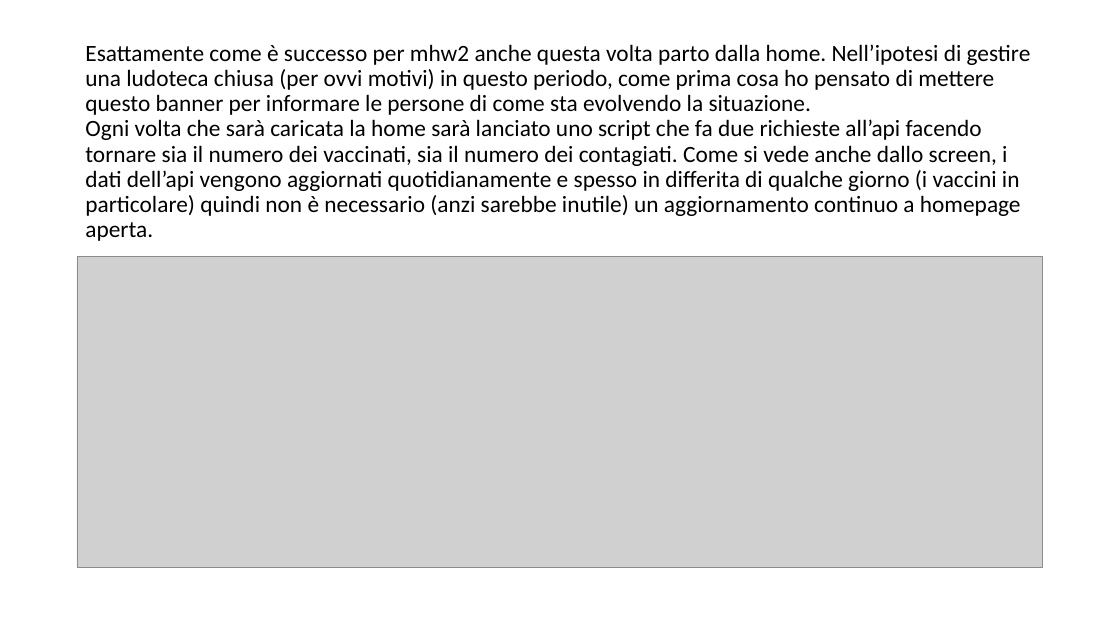
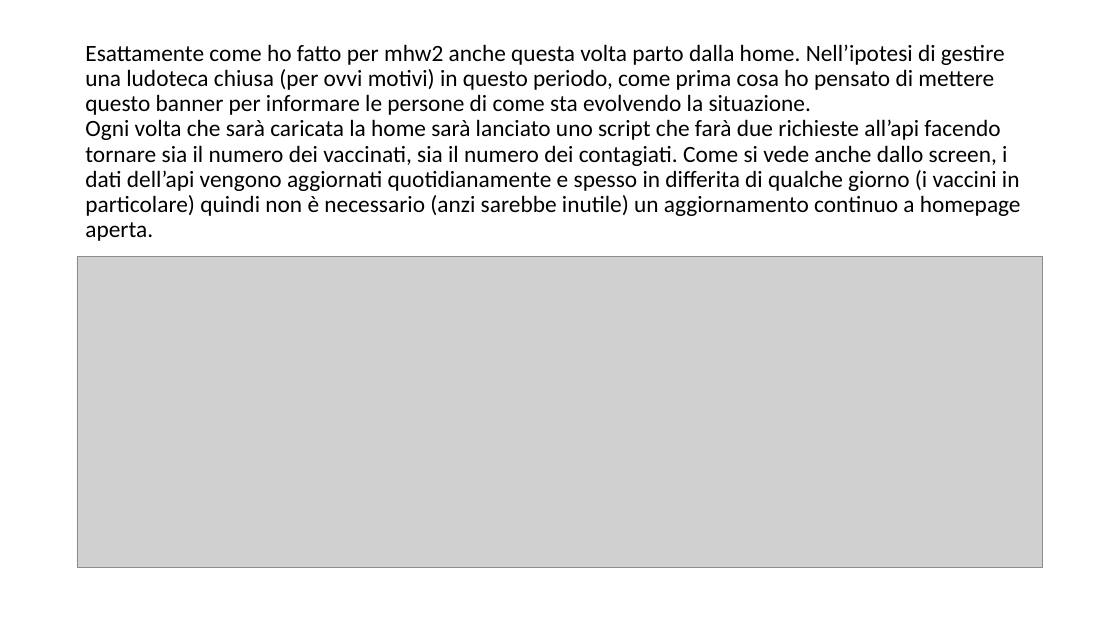
Before and after one commit to TheGarbage/mhw3, a slide deck: slide 2 of mwh3.pptx. Drawn at 1120x630 pixels with LibreOffice and Linux fonts; fonts in the diff are those of the drawing; grey boxes stand for pictures. Boxes give left, top, right and bottom in pixels: in the first picture for what was removed or moved away, otherwise in the second. Text is boxed around its words. In the diff, an @@ line names an element or a change of style, - is before the commit and + after.

```diff
--- a/mwh3.pptx
+++ b/mwh3.pptx
@@ title at box(85, 44, 1021, 241): text changed @@
-Esattamente come è successo per mhw2 anche questa volta parto dalla home. Nell’ipotesi di gestire una ludoteca chiusa (per ovvi motivi) in questo periodo, come prima cosa ho pensato di mettere questo banner per informare le persone di come sta evolvendo la situazione.
-Ogni volta che sarà caricata la home sarà lanciato uno script che fa due richieste all’api facendo tornare sia il numero dei vaccinati, sia il numero dei contagiati. Come si vede anche dallo screen, i dati dell’api vengono aggiornati quotidianamente e spesso in differita di qualche giorno (i vaccini in particolare) quindi non è necessario (anzi sarebbe inutile) un aggiornamento continuo a homepage aperta.
+Esattamente come ho fatto per mhw2 anche questa volta parto dalla home. Nell’ipotesi di gestire una ludoteca chiusa (per ovvi motivi) in questo periodo, come prima cosa ho pensato di mettere questo banner per informare le persone di come sta evolvendo la situazione.
+Ogni volta che sarà caricata la home sarà lanciato uno script che farà due richieste all’api facendo tornare sia il numero dei vaccinati, sia il numero dei contagiati. Come si vede anche dallo screen, i dati dell’api vengono aggiornati quotidianamente e spesso in differita di qualche giorno (i vaccini in particolare) quindi non è necessario (anzi sarebbe inutile) un aggiornamento continuo a homepage aperta.
```
Also in this commit, not shown: 4 other slides changed.
